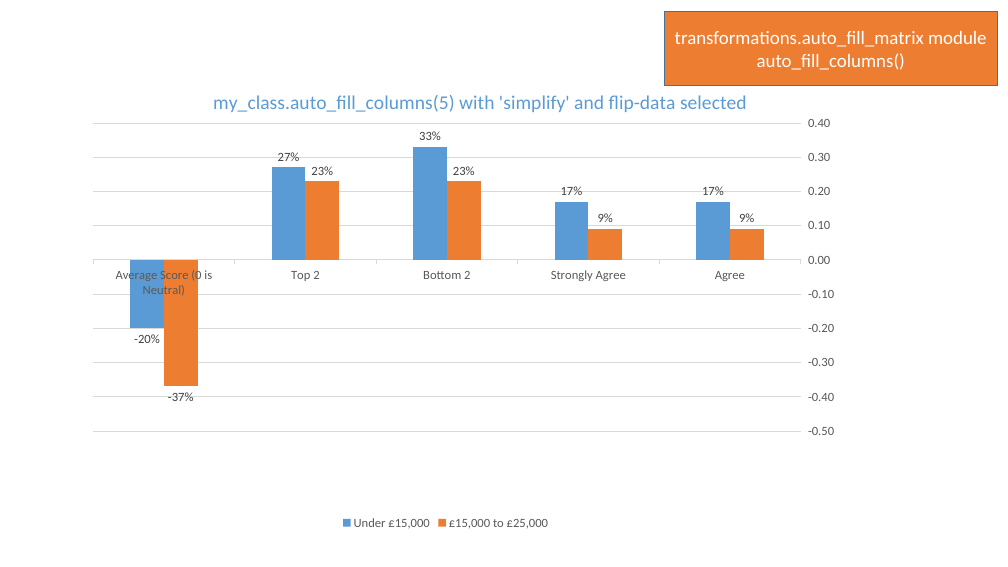
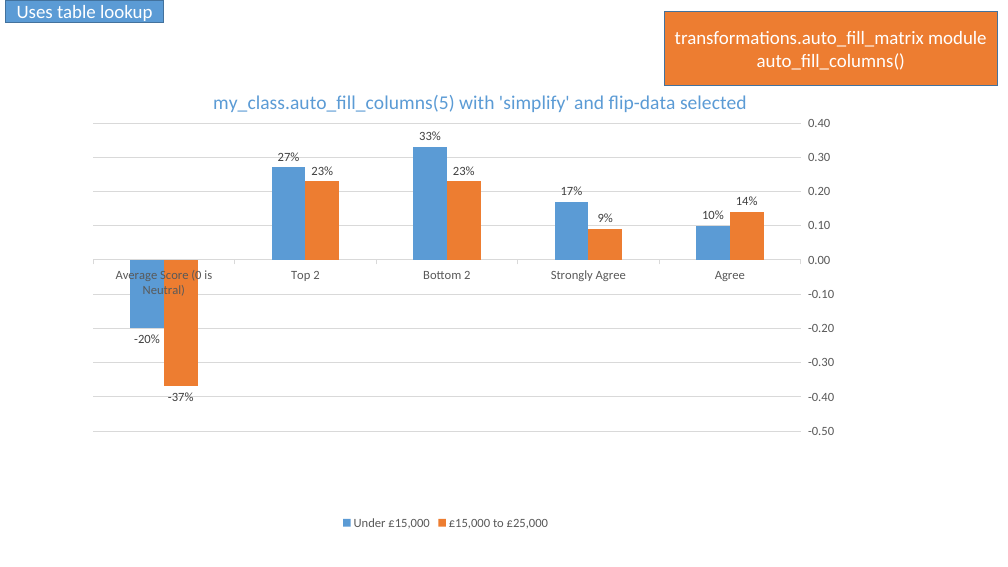
Before and after one commit to Collette-Curson/forgetdata_Slides_modules, a slide deck: slide 21 of Scripts/test_manual_auto_fill_matrix.pptx. Drawn at 1008x567 pixels with LibreOffice and Linux fonts; fonts in the diff are those of the drawing. Boxes give left, top, right and bottom in pixels: in the first picture for what was removed or moved away, otherwise in the second. Text is boxed around its words. In the diff, an @@ line names an element or a change of style, - is before the commit and + after.

```diff
--- a/Scripts/test_manual_auto_fill_matrix.pptx
+++ b/Scripts/test_manual_auto_fill_matrix.pptx
@@ rectangle added at bbox=[5, 0, 163, 23], fill #5B9BD5, outline #43739E 1 pt, 18 pt, text #FFFFFF @@
+Uses table lookup
@@ column chart at bbox=[51, 60, 840, 534] @@
@@ Under £15,000, Agree: 0.17 to 0.1 @@
@@ £15,000 to £25,000, Agree: 0.09 to 0.14 @@
```
Also in this commit, not shown: 14 other slides changed, 1 other file.
